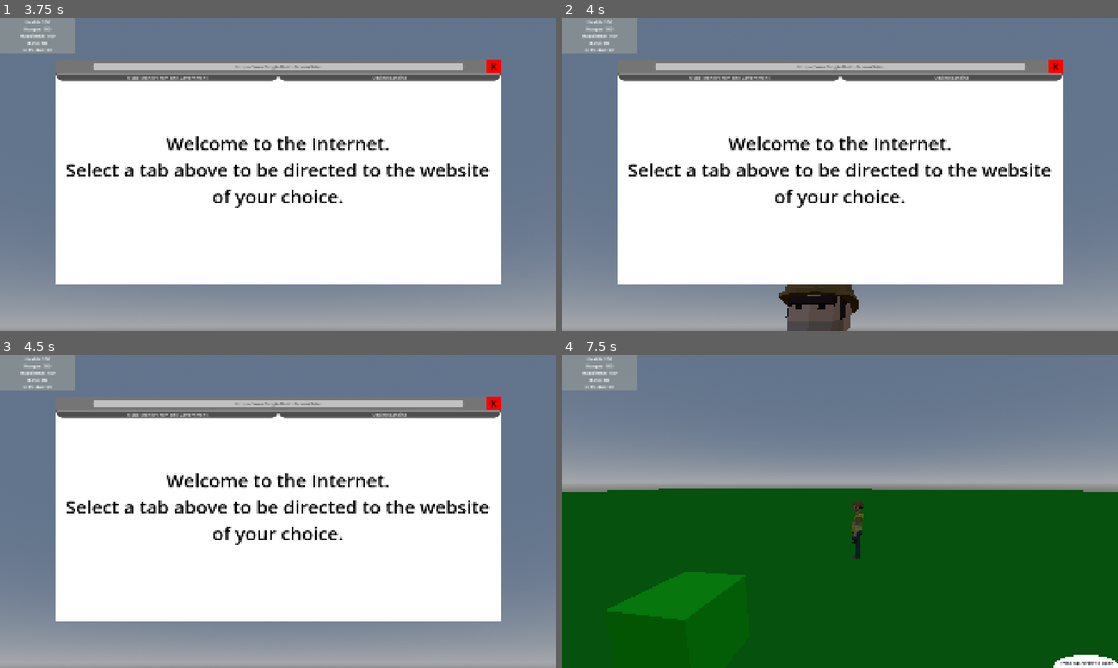
Above: before the commit, frames 1-4 (two rows, left to right).
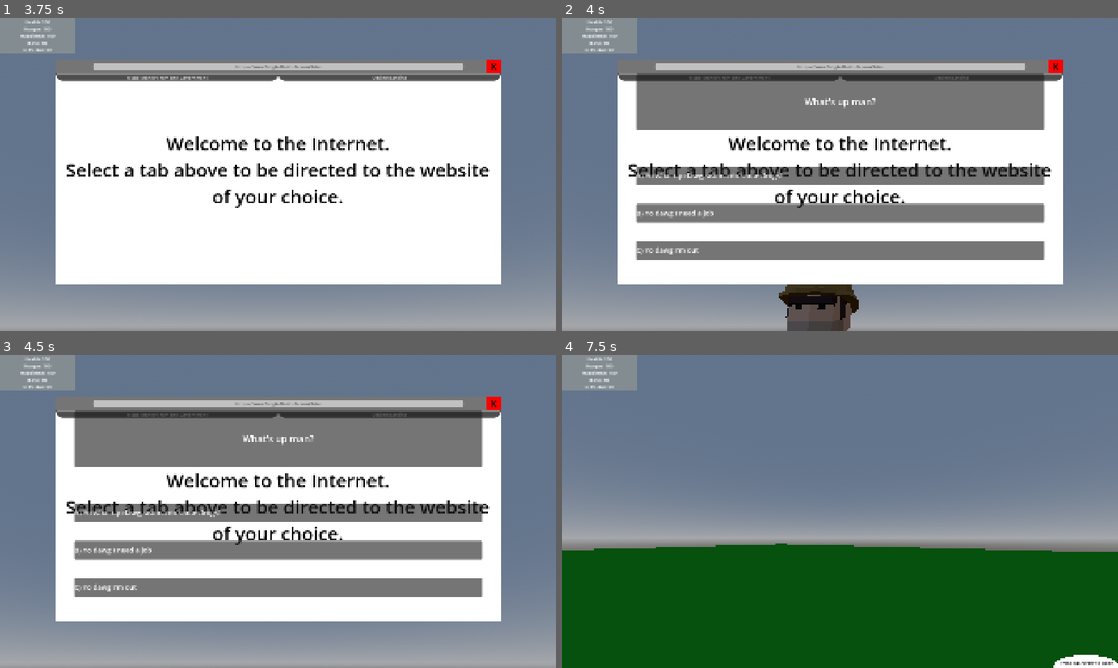
Above: after the commit, the same moments.

Repository: AlabamaSnail/Single-Dad-Life
Game: Godot game, scene res://StartingScreen/StartingScreen.tscn
The game is run twice, just before and just after one commit, with the same random seed, the same clock (stepped at 60 frames per second) and the same inputs.
Inputs (mouse positions are in pixels of both pictures, inside the frame that each line leads up to):
- Up to frame 1 (3.75 s): click "Start Game" at 0.5 s; click (278, 174) at 1.27 s; type "Alex" at 1.35 s; click "Begin" at 2 s; move the mouse to (305, 174) at 2.77 s; hold W (forwards) from 2.78 s (still down); tap E (interact, bound only after the commit) at 2.85 s; tap Space (jump) at 3.02 s; tap Enter at 3.5 s; move the mouse to (250, 174) at 3.52 s; tap Up (open_phone) at 3.6 s
- Up to frame 2 (4 s): keep holding W (forwards); tap Space (jump) at 3.77 s; tap E (interact, bound only after the commit) at 3.8 s
- Up to frame 3 (4.5 s): move the mouse to (333, 442) at 4.27 s; release W (forwards) at 4.28 s; hold D (right) from 4.28 s (still down); hold Shift (sprint) from 4.28 s (still down)
- Up to frame 4 (7.5 s): tap E (interact, bound only after the commit) at 4.55, 7.35 s; release D (right) at 5 s; release Shift (sprint) at 5 s; click "Make Money From The Government" at 5 s; click "Get Money!" at 5.75 s; click "X" at 6.5 s; tap Space (jump) at 7.25 s; move the mouse to (834, 517) at 7.27 s; hold W (forwards) from 7.28 s (still down)

Frame 1 is identical in both runs. In frame 2, 26% of the frame differs, in the area x 13-87%, y 17-78%; in frame 3, 26%; in frame 4, 31%, in the area x 0-100%, y 30-85%.

Commit message:
TALK TO NPC

Diff:
--- a/phonetest/MainScene/Assets/Construction Man/constructionman.gd
+++ b/phonetest/MainScene/Assets/Construction Man/constructionman.gd
@@ -1,21 +1,32 @@
 extends Node3D
 
-@onready var interactLabel = self.get_parent().find_child("Label3D")
-
+@onready var interactLabel = $Label3D
+@onready var talkingmenu = $Talking
 
 # Called every frame. 'delta' is the elapsed time since the previous frame.
 func _process(delta):
 	pass
 
-
+func _input(event: InputEvent) -> void:
+	if Input.is_action_just_pressed("interact"):
+		if interactLabel.visible:
+			talkingmenu.visible = true
+			interactLabel.visible = false
+			Input.mouse_mode = Input.MOUSE_MODE_VISIBLE
+		else:
+			talkingmenu.visible = false
+			Input.mouse_mode = Input.MOUSE_MODE_CAPTURED
 
 
 
 func _on_area_3d_body_entered(body: Node3D) -> void:
 	if body.name == "CharacterBody3D":
+
 		interactLabel.visible = true
 
 
 func _on_area_3d_body_exited(body: Node3D) -> void:
 	if body.name == "CharacterBody3D":
 		interactLabel.visible = false
+		talkingmenu.visible = false
+		Input.mouse_mode = Input.MOUSE_MODE_CAPTURED
--- a/phonetest/MainScene/node_3d.tscn
+++ b/phonetest/MainScene/node_3d.tscn
@@ -513,6 +513,66 @@
 no_depth_test = true
 text = "Press 'E' to Interact"
 
+[node name="Talking" type="Node2D" parent="NPCs/SK_Character_Roadworker"]
+visible = false
+
+[node name="Text" type="Panel" parent="NPCs/SK_Character_Roadworker/Talking"]
+offset_left = 256.0
+offset_top = 192.0
+offset_right = 1664.0
+offset_bottom = 384.0
+
+[node name="Label" type="Label" parent="NPCs/SK_Character_Roadworker/Talking/Text"]
+layout_mode = 0
+offset_right = 1408.0
+offset_bottom = 192.0
+theme_override_font_sizes/font_size = 32
+text = "What's up man?"
+horizontal_alignment = 1
+vertical_alignment = 1
+
+[node name="Text2" type="Panel" parent="NPCs/SK_Character_Roadworker/Talking"]
+offset_left = 256.0
+offset_top = 512.0
+offset_right = 1664.0
+offset_bottom = 576.0
+
+[node name="Label" type="Label" parent="NPCs/SK_Character_Roadworker/Talking/Text2"]
+layout_mode = 0
+offset_right = 1408.0
+offset_bottom = 64.0
+theme_override_font_sizes/font_size = 24
+text = "A) Yo what up dawg, wanna do some drugs?"
+vertical_alignment = 1
+
+[node name="Text3" type="Panel" parent="NPCs/SK_Character_Roadworker/Talking"]
+offset_left = 256.0
+offset_top = 640.0
+offset_right = 1664.0
+offset_bottom = 704.0
+
+[node name="Label" type="Label" parent="NPCs/SK_Character_Roadworker/Talking/Text3"]
+layout_mode = 0
+offset_right = 1408.0
+offset_bottom = 64.0
+theme_override_font_sizes/font_size = 24
+text = "B) Yo dawg I need a job"
+vertical_alignment = 1
+
+[node name="Text4" type="Panel" parent="NPCs/SK_Character_Roadworker/Talking"]
+offset_left = 256.0
+offset_top = 768.0
+offset_right = 1664.0
+offset_bottom = 832.0
+
+[node name="Label" type="Label" parent="NPCs/SK_Character_Roadworker/Talking/Text4"]
+layout_mode = 0
+offset_right = 1408.0
+offset_bottom = 64.0
+theme_override_font_sizes/font_size = 24
+text = "C) Yo dawg I'm out"
+vertical_alignment = 1
+
 [connection signal="pressed" from="PhoneUI/SmallPhone/Button" to="PhoneUI" method="_on_button_pressed"]
 [connection signal="pressed" from="PhoneUI/BigPhone/TopBar/CloseButton" to="PhoneUI" method="_on_close_button_pressed"]
 [connection signal="pressed" from="PhoneUI/BigPhone/Pages/TabBar/MakingMoneyTab/MakingMoneyButton" to="PhoneUI/BigPhone/Pages" method="_on_making_money_button_pressed"]
--- a/phonetest/project.godot
+++ b/phonetest/project.godot
@@ -70,3 +70,8 @@
 "events": [Object(InputEventKey,"resource_local_to_scene":false,"resource_name":"","device":-1,"window_id":0,"alt_press …(195 unchanged characters)…
 ]
 }
+interact={
+"deadzone": 0.2,
+"events": [Object(InputEventKey,"resource_local_to_scene":false,"resource_name":"","device":-1,"window_id":0,"alt_pressed":false,"shift_pressed":false,"ctrl_pressed":false,"meta_pressed":false,"pressed":false,"keycode":0,"physical_keycode":69,"key_label":0,"unicode":101,"location":0,"echo":false,"script":null)
+]
+}
